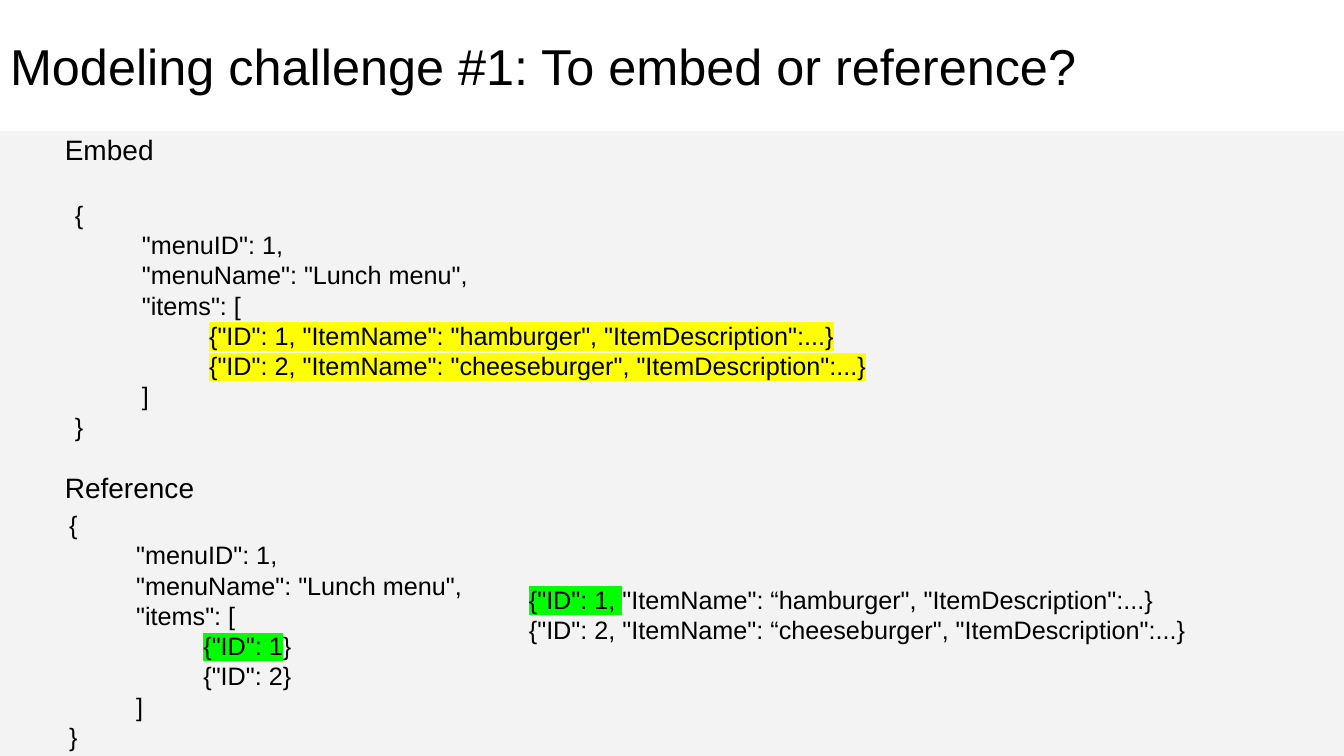
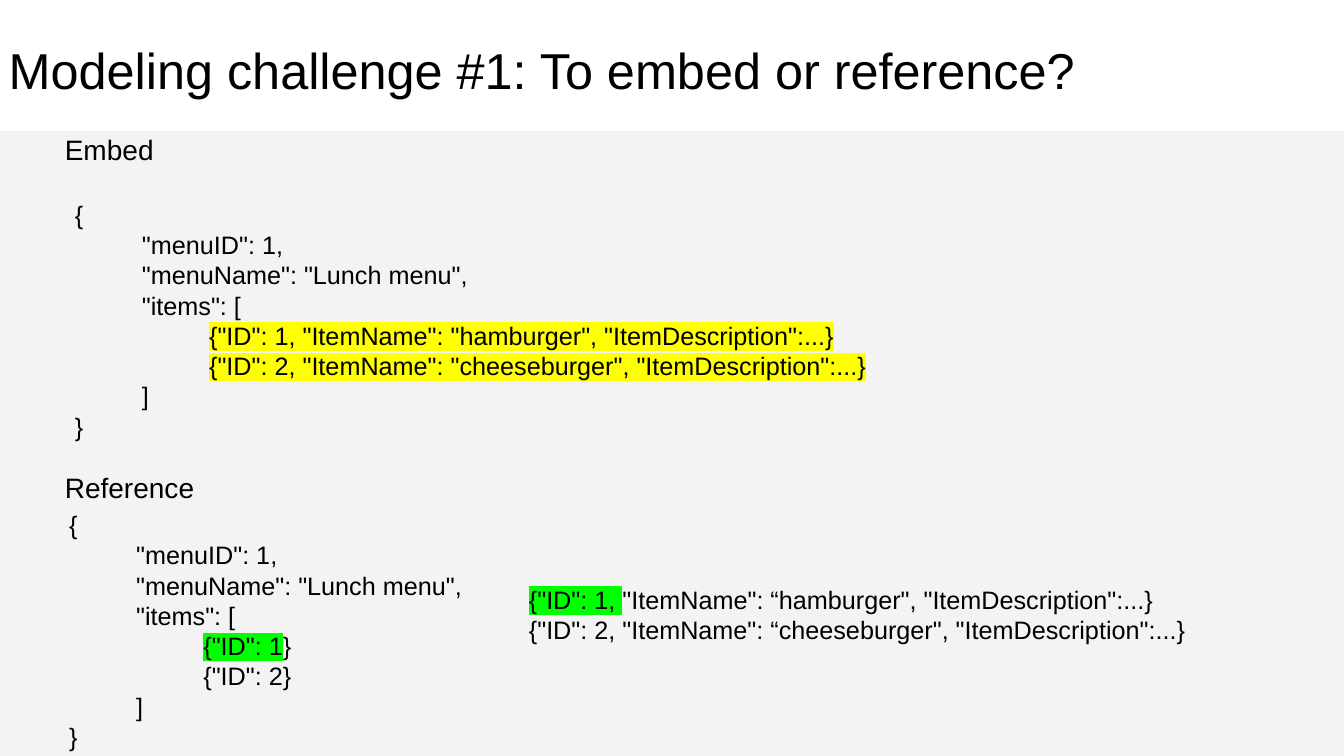
Before and after one commit to CosmosDB/labs, a slide deck: slide 14 of decks/Data-Modeling.pptx. Drawn at 1344x756 pixels with LibreOffice and Linux fonts; fonts in the diff are those of the drawing. Boxes give left, top, right and bottom in pixels: in the first picture for what was removed or moved away, otherwise in the second. Text is boxed around its words. In the diff, an @@ line names an element or a change of style, - is before the commit and + after.

Commit message:
data modeling indexing updates

```diff
--- a/decks/Data-Modeling.pptx
+++ b/decks/Data-Modeling.pptx
@@ text "Modeling challenge #1: To embed ..." moved from (x1=10, y1=48, x2=1076, y2=94) to (x1=9, y1=52, x2=1075, y2=99) @@
```
Also in this commit, not shown: 16 other slides changed, 3 slides added.
